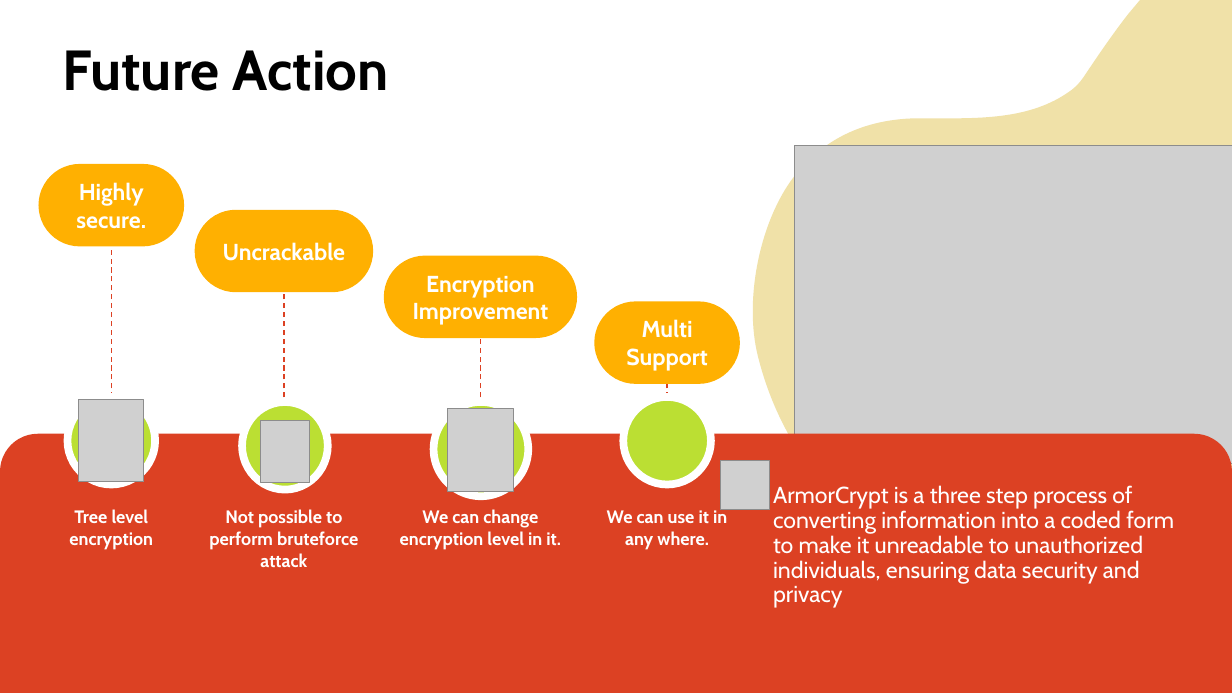
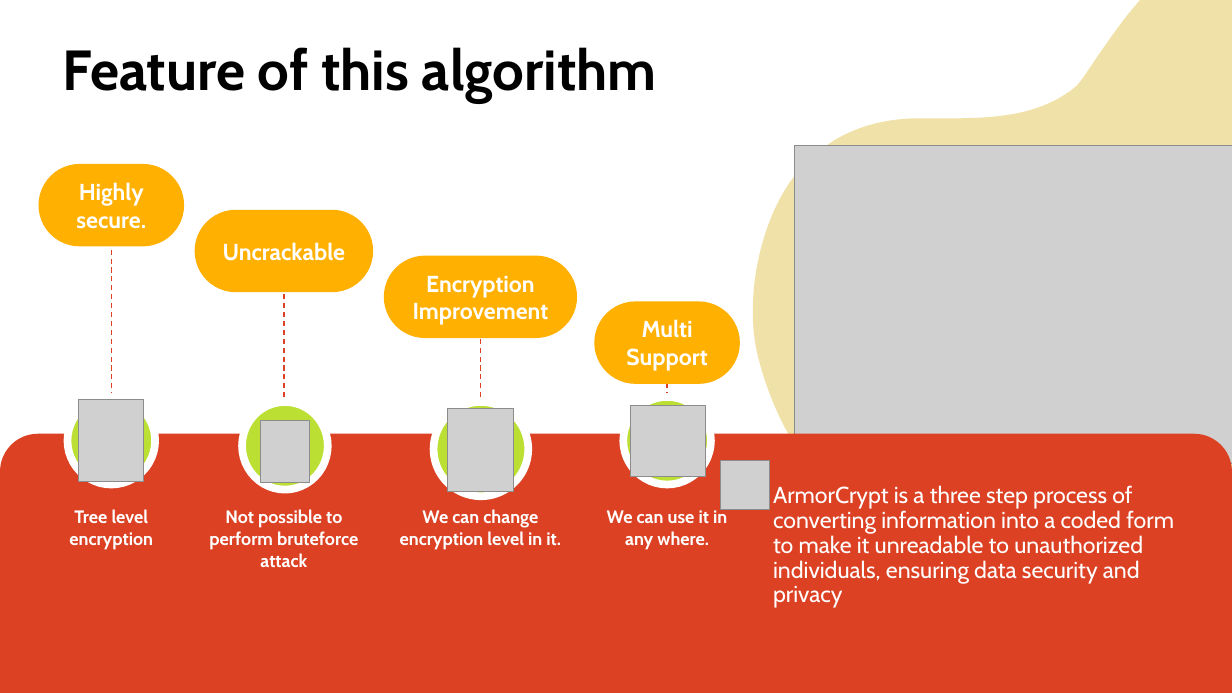
Before and after one commit to mahmudkhan-it/myEncryptionAlg, a slide deck: slide 5 of ArmorCrypt.pptx. Drawn at 1232x693 pixels with LibreOffice and Linux fonts; fonts in the diff are those of the drawing; grey boxes stand for pictures. Boxes give left, top, right and bottom in pixels: in the first picture for what was removed or moved away, otherwise in the second. Text is boxed around its words. In the diff, an @@ line names an element or a change of style, - is before the commit and + after.

```diff
--- a/ArmorCrypt.pptx
+++ b/ArmorCrypt.pptx
@@ text at (x1=62, y1=47, x2=657, y2=103): text changed @@
-Future Action
+Feature of this algorithm
@@ picture added at (x1=631, y1=406, x2=706, y2=477) @@
```
Also in this commit, not shown: 3 other slides changed, 2 other files.
